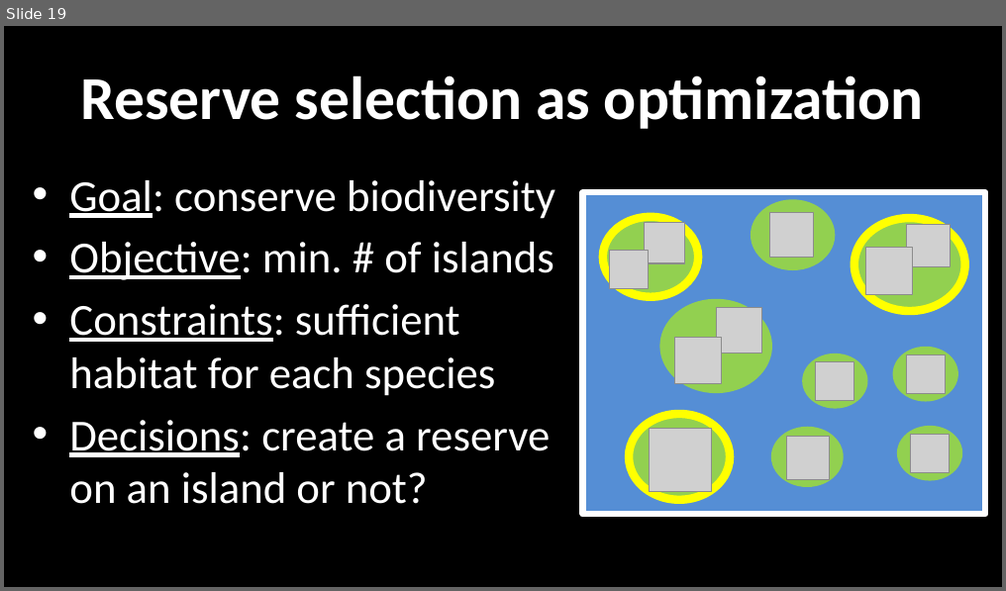
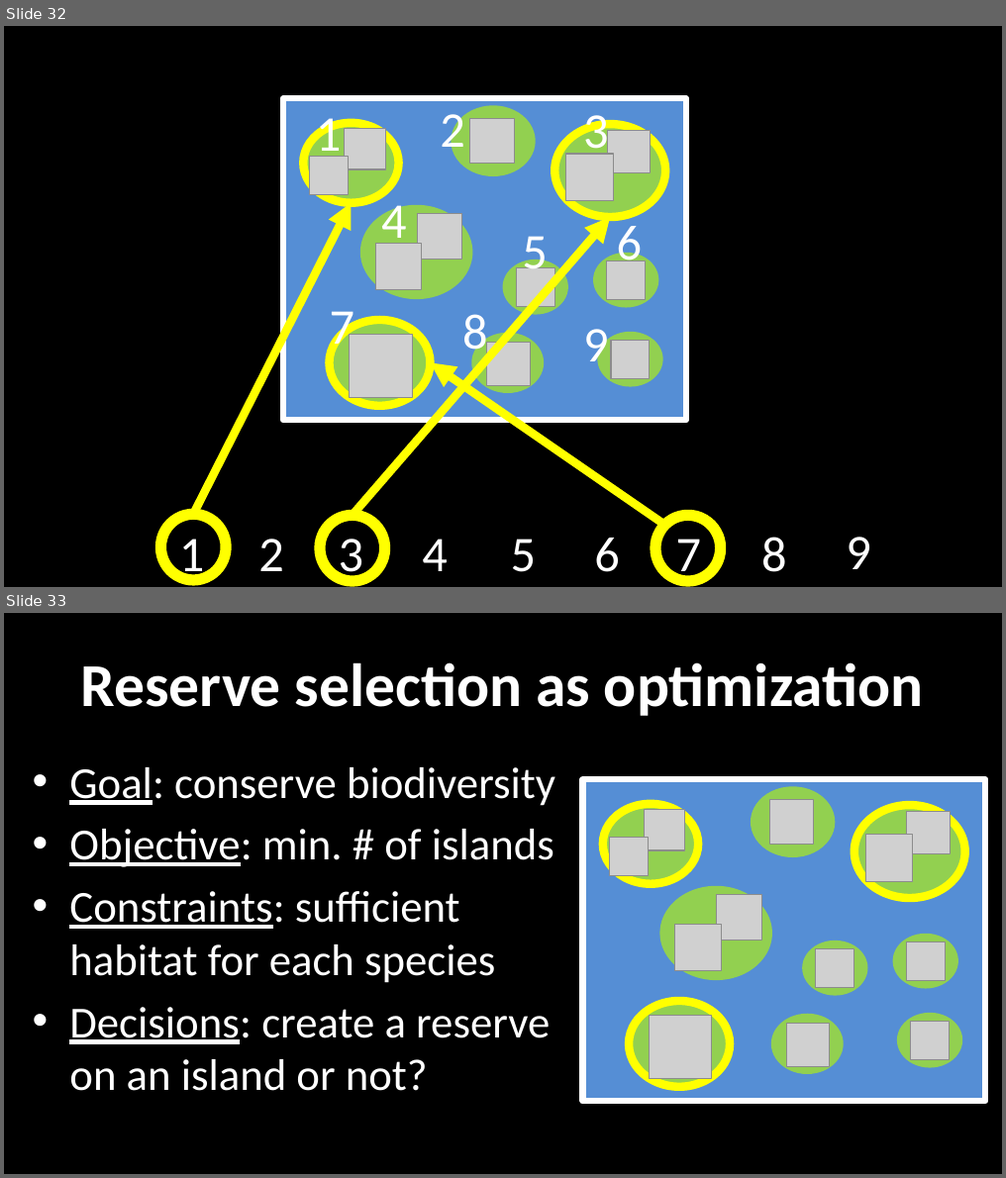
Before and after one commit to prioritizr/massey-workshop, a slide deck: slides_day-1.pptx. Shown one above the other, each under a label of ours: slide 19 before the commit, slides 32 and 33 after it. The pictures are 1006x591 and 1006x1178 pixels, drawn with LibreOffice and Linux fonts; fonts in the diff are those of the drawing; grey boxes stand for pictures. Boxes give left, top, right and bottom in pixels: in the first picture for what was removed or moved away, otherwise in the second. Text is boxed around its words. In the diff, an @@ line names an element or a change of style, - is before the commit and + after.

Commit message:
update day slides

```diff
--- a/slides_day-1.pptx
+++ b/slides_day-1.pptx
@@ slide 32 added at (4, 26, 1002, 587), background #000000 @@
@@ text added at (316, 109, 342, 162), 36 pt, text #FFFFFF @@
+1
@@ text added at (440, 114, 465, 158), 36 pt, text #FFFFFF @@
+2
@@ text added at (583, 107, 609, 160), 36 pt, text #FFFFFF @@
+3
@@ arrow added from (194, 514) to (351, 202), #FFFF00 6 pt @@
@@ text added at (381, 196, 407, 249), 36 pt, text #FFFFFF @@
+4
@@ arrow added from (352, 515) to (610, 218), #FFFF00 6 pt @@
@@ text added at (522, 227, 548, 279), 36 pt, text #FFFFFF @@
+5
@@ text added at (617, 218, 643, 271), 36 pt, text #FFFFFF @@
+6
@@ group added at (283, 99, 686, 420): 12 pictures, 9 ellipses, 1 rectangle @@
@@ text added at (330, 303, 355, 356), 36 pt, text #FFFFFF @@
+7
@@ text added at (462, 314, 488, 360), 36 pt, text #FFFFFF @@
+8
@@ text added at (583, 329, 609, 372), 36 pt, text #FFFFFF @@
+9
@@ arrow added from (664, 525) to (430, 364), #FFFF00 6 pt @@
@@ ellipse added at (160, 514, 226, 579), outline #FFFF00 8 pt @@
@@ ellipse added at (320, 515, 384, 580), outline #FFFF00 8 pt @@
@@ ellipse added at (655, 515, 721, 580), outline #FFFF00 8 pt @@
@@ group added at (179, 537, 871, 582): 9 texts @@
+1
+2
+3
+4
+5
+6
+7
+8
+9
@@ what was slide 19 is now slide 33 @@
```
Also in this commit, not shown: 13 other slides added.
